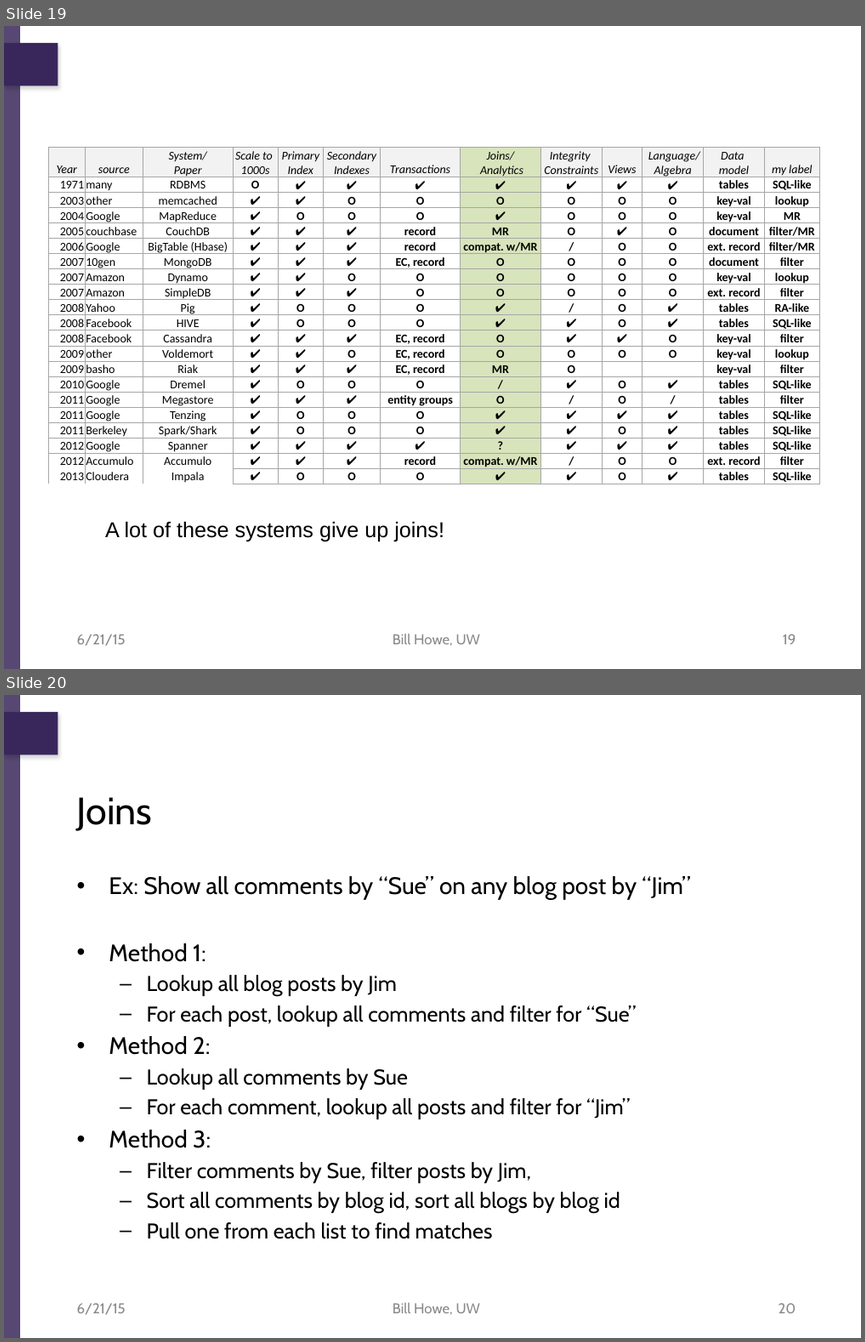
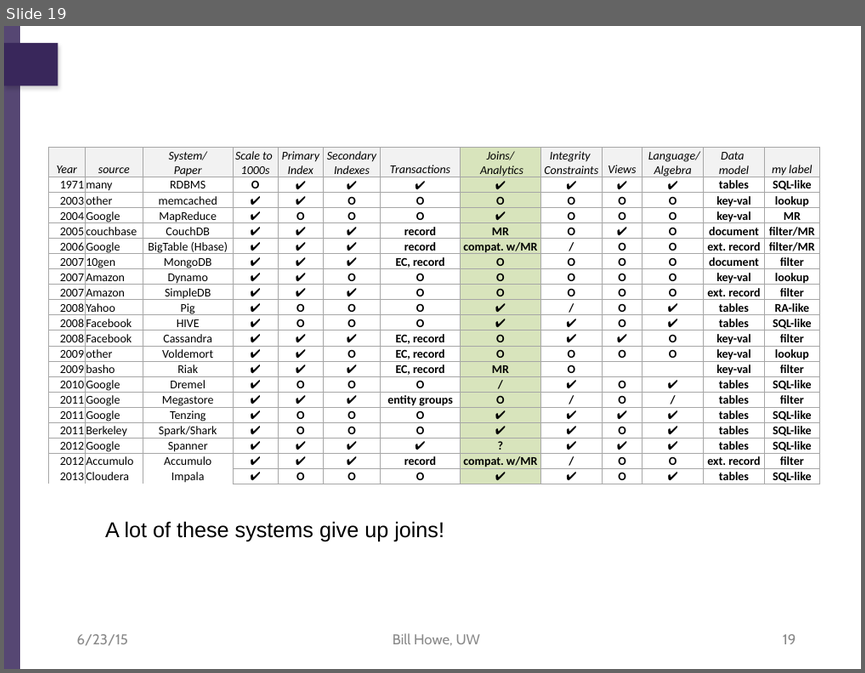
Before and after one commit to billhowe/datasci_course_materials, a slide deck: day1_data_management/part3_nosql/06_nosql.pptx. Shown one above the other, each under a label of ours: slides 19 and 20 before the commit, slide 19 after it. The pictures are 865x1342 and 865x673 pixels, drawn with LibreOffice and Linux fonts; fonts in the diff are those of the drawing; background and template pictures are left out. Boxes give left, top, right and bottom in pixels: in the first picture for what was removed or moved away, otherwise in the second. Text is boxed around its words. In the diff, an @@ line names an element or a change of style, - is before the commit and + after.

```diff
--- a/day1_data_management/part3_nosql/06_nosql.pptx
+++ b/day1_data_management/part3_nosql/06_nosql.pptx
@@ slide 20 removed at [4,695,861,1338], background #FFFFFF; not listed: 2 template elements that a slide beside it also shows @@
@@ title removed at [77,797,153,831] @@
-Joins
@@ text removed at [109,876,690,1239] @@
-• Ex: Show all comments by “Sue” on any blog post by “Jim”
-• Method 1:
-  – Lookup all blog posts by Jim
-  – For each post, lookup all comments and filter for “Sue”
-• Method 2:
-  – Lookup all comments by Sue
-  – For each comment, lookup all posts and filter for “Jim”
-• Method 3:
-  – Filter comments by Sue, filter posts by Jim,
-  – Sort all comments by blog id, sort all blogs by blog id
-  – Pull one from each list to find matches
@@ text removed at [77,1303,126,1315] @@
-6/21/15
@@ text removed at [392,1302,480,1315] @@
-Bill Howe, UW
@@ page number removed at [778,1303,796,1313] @@
-20
@@ slide 19 changed as well @@
@@ text at [77,634,128,646]: text changed @@
-6/21/15
+6/23/15
```
Also in this commit, not shown: 20 other slides changed, 7 slides added, 1 other slide removed.
